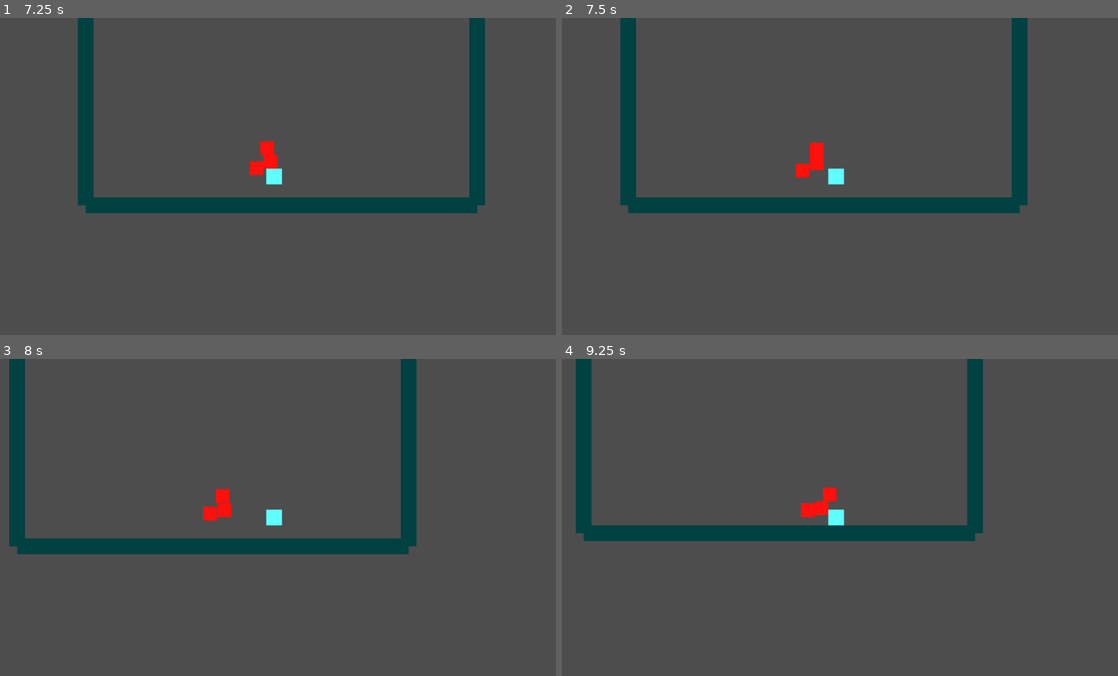
Above: before the commit, frames 1-4 (two rows, left to right).
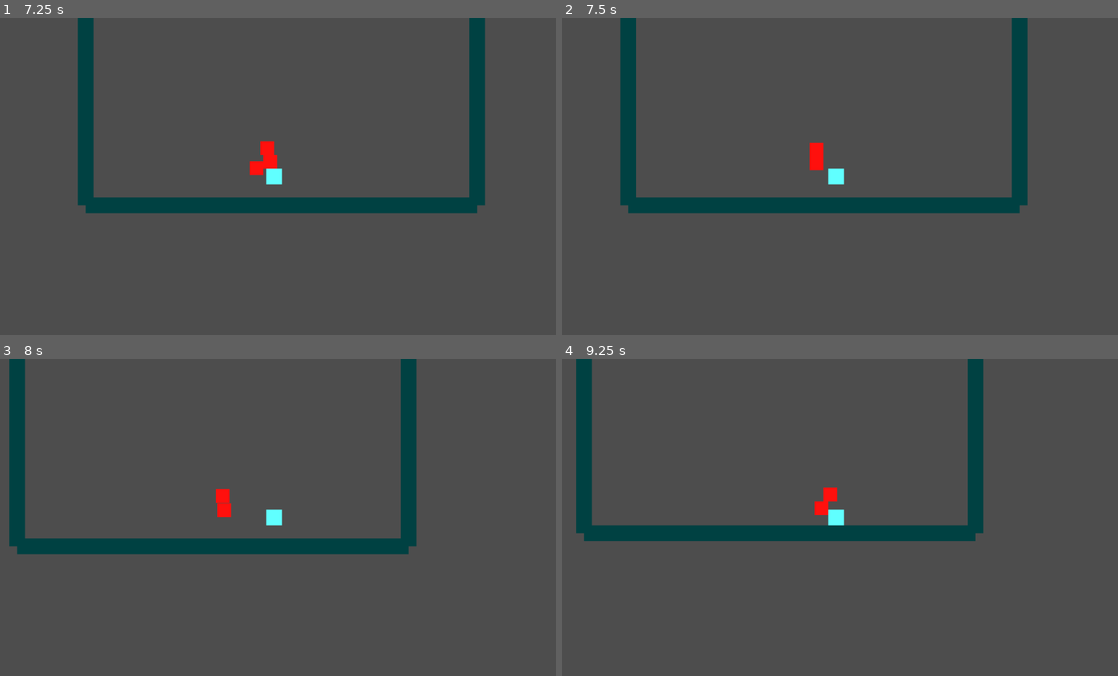
Above: after the commit, the same moments.

Repository: Litrudy/combine-dao
Game: Godot game, scene res://scenes/player/realm_test_map.tscn
Same seed, same stepped clock (60 frames per second), same inputs: the game is played once before the commit and once after it.
Inputs (mouse positions are in pixels of both pictures, inside the frame that each line leads up to):
- Up to frame 1 (7.25 s): tap Enter at 0.5 s; move the mouse to (400, 160) at 0.52 s; press the mouse at (400, 160) at 0.53 s; hold D (move_right) 0.53-1.28 s; move the mouse to (161, 192) at 1.27 s; release the mouse at (161, 192) at 1.28 s; hold S (move_down) 1.28-2.03 s; tap K at 1.35, 3.6, 5.85 s; move the mouse to (328, 106) at 2.02 s; hold D (move_right) 2.03-2.78 s; tap H at 2.1, 4.35, 6.6 s; move the mouse to (244, 239) at 2.77 s; hold W (move_up) 2.78-3.53 s; click (244, 239) at 2.85 s; move the mouse to (444, 224) at 3.52 s; hold A (move_left) 3.53-5.03 s; move the mouse to (105, 128) at 4.27 s; move the mouse to (300, 176) at 5.02 s; press the mouse at (300, 176) at 5.03 s; hold S (move_down) 5.03-5.78 s; move the mouse to (189, 97) at 5.77 s; release the mouse at (189, 97) at 5.78 s; hold D (move_right) 5.78-6.53 s; move the mouse to (400, 160) at 6.52 s; hold W (move_up) from 6.53 s (still down)
- Up to frame 2 (7.5 s): tap Space at 7.25 s; move the mouse to (723, 192) at 7.27 s; release W (move_up) at 7.28 s; hold D (move_right) from 7.28 s (still down); click (723, 192) at 7.35 s
- Up to frame 3 (8 s): keep holding D (move_right)
- Up to frame 4 (9.25 s): move the mouse to (890, 447) at 8.02 s; release D (move_right) at 8.03 s; hold S (move_down) 8.03-8.78 s; tap K at 8.1 s; move the mouse to (806, 580) at 8.77 s; hold A (move_left) from 8.78 s (still down); tap H at 8.85 s

Frame 1 is identical in both runs. In frame 2, 0.1% of the frame differs, in the area x 42-45%, y 45-51%; in frame 3, 0.1%; in frame 4, 0.4%, in the area x 2-76%, y 0-58%.

Commit message:
feat: 实现机缘三选一

Diff:
--- a/scenes/enemy/beast.tscn
+++ b/scenes/enemy/beast.tscn
@@ -18,3 +18,4 @@
 
 [node name="Vitals" type="Node" parent="." unique_id=158629325]
 script = ExtResource("2_vitals")
+max_qi_blood = 30
--- a/scenes/player/cultivator.gd
+++ b/scenes/player/cultivator.gd
@@ -23,8 +23,18 @@
 ## 修炼层数
 var cultivation_level: int = 1
 
+## 剑气伤害加成（由机缘累加）
+var sword_damage_bonus: int = 0
+
 ## 攻击冷却剩余时间，<=0 时可再次攻击
 var _attack_timer: float = 0.0
+## 是否正在选择机缘（期间禁止移动与攻击）
+var _choosing_boon: bool = false
+
+## 机缘管理器，负责抽取机缘
+var _boon_manager := BoonManager.new()
+## 机缘选择面板（运行时从分组查找）
+var _boon_panel: Node = null
 
 ## 气血组件（子节点 Vitals），负责气血、受伤、治疗与死亡
 @onready var vitals: Vitals = $Vitals
@@ -41,12 +51,21 @@
 	vitals.healed.connect(_on_vitals_healed)
 	vitals.died.connect(_on_vitals_died)
 
+	# 延迟一帧连接机缘面板，确保面板已进入场景树并加入分组
+	_connect_boon_panel.call_deferred()
+
 
 func _physics_process(delta: float) -> void:
 	# 攻击冷却递减
 	if _attack_timer > 0.0:
 		_attack_timer -= delta
 
+	# 选择机缘期间禁止移动
+	if _choosing_boon:
+		velocity = Vector2.ZERO
+		move_and_slide()
+		return
+
 	var direction: Vector2 = Input.get_vector(
 		"move_left", "move_right", "move_up", "move_down"
 	)
@@ -56,6 +75,10 @@
 
 
 func _unhandled_input(event: InputEvent) -> void:
+	# 选择机缘期间禁止一切操作
+	if _choosing_boon:
+		return
+
 	# 鼠标左键（attack_primary）释放剑气
 	if event.is_action_pressed("attack_primary"):
 		_release_sword_qi()
@@ -87,6 +110,8 @@
 	var sword_qi := SwordQiScene.instantiate()
 	sword_qi.global_position = global_position
 	sword_qi.direction = direction
+	# 叠加机缘提供的剑气伤害加成
+	sword_qi.damage += sword_damage_bonus
 	# 添加到场景树（挂到父节点下，使剑气独立于玩家移动）
 	get_parent().add_child(sword_qi)
 
@@ -94,16 +119,83 @@
 	_attack_timer = attack_cooldown
 
 
-# ===== 修为 =====
+# ===== 修为 / 机缘 =====
 
 ## 获得修为（由妖兽死亡等外部来源调用）
 func gain_cultivation_exp(amount: int) -> void:
+	# 正在选择机缘时不再累计，避免重复触发
+	if _choosing_boon:
+		return
+
 	cultivation_exp += amount
 	print("获得修为：", amount, "，当前修为：", cultivation_exp, " / ", cultivation_exp_required)
 
-	# 修为达到突破所需值，暂时只提示（突破面板留待 M1 任务 6）
+	# 修为达到突破所需值，触发机缘三选一
 	if cultivation_exp >= cultivation_exp_required:
-		print("修为已满，可以突破")
+		_trigger_boon_choice()
+
+
+## 查找并连接机缘选择面板
+func _connect_boon_panel() -> void:
+	_boon_panel = get_tree().get_first_node_in_group("boon_choice_panel")
+	if _boon_panel != null and not _boon_panel.boon_selected.is_connected(_on_boon_selected):
+		_boon_panel.boon_selected.connect(_on_boon_selected)
+
+
+## 触发机缘三选一
+func _trigger_boon_choice() -> void:
+	if _choosing_boon:
+		return
+
+	# 兜底：若尚未连接面板，再尝试查找一次
+	if _boon_panel == null:
+		_connect_boon_panel()
+	if _boon_panel == null:
+		push_warning("未找到机缘选择面板（BoonChoicePanel），无法弹出三选一")
+		return
+
+	# 进入选择状态，封锁移动与攻击
+	_choosing_boon = true
+	var boons: Array = _boon_manager.roll_boons(3)
+	_boon_panel.show_boons(boons)
+
+
+## 机缘被选择后的回调
+func _on_boon_selected(boon: Dictionary) -> void:
+	apply_boon(boon)
+	print("已获得机缘：", boon.get("boon_name", "?"))
+
+	# 突破：层数 +1，修为清零（所需修为暂保持不变，方便测试）
+	cultivation_level += 1
+	cultivation_exp = 0
+
+	# 恢复移动与攻击
+	_choosing_boon = false
+
+
+## 根据机缘的 effect_type 应用效果
+func apply_boon(boon: Dictionary) -> void:
+	var effect_type: String = boon.get("effect_type", "")
+	var value: float = float(boon.get("effect_value", 0))
+
+	match effect_type:
+		"sword_damage_bonus":
+			# 增加剑气伤害
+			sword_damage_bonus += int(value)
+		"speed_bonus":
+			# 增加移动速度
+			speed += value
+		"max_hp_bonus":
+			# 增加气血上限，并同步补满新增的气血
+			vitals.max_qi_blood += int(value)
+			vitals.current_qi_blood += int(value)
+			max_qi_blood = vitals.max_qi_blood
+		"attack_cooldown_bonus":
+			# 减少攻击冷却（下限保护，避免过低）
+			attack_cooldown = max(attack_cooldown - value, 0.05)
+		_:
+			# 其余效果（穿透 / 斩杀 / 御兽 / 毒系）留待后续里程碑实现
+			print("（机缘效果暂未实现，留待后续里程碑：", effect_type, "）")
 
 
 # ===== 气血组件信号回调 =====
--- a/scenes/player/realm_test_map.tscn
+++ b/scenes/player/realm_test_map.tscn
@@ -2,6 +2,7 @@
 
 [ext_resource type="PackedScene" uid="uid://bxsygin1jwpxk" path="res://scenes/player/cultivator.tscn" id="1_c7xc1"]
 [ext_resource type="PackedScene" uid="uid://no6vpd7vpph5" path="res://scenes/enemy/beast.tscn" id="2_y2vg1"]
+[ext_resource type="PackedScene" uid="uid://brxx56mq7grp5" path="res://scenes/ui/boon_choice_panel.tscn" id="3_boonui"]
 
 [sub_resource type="RectangleShape2D" id="RectangleShape2D_c7xc1"]
 size = Vector2(32, 32)
@@ -76,12 +77,14 @@
 color = Color(2.8878452e-07, 0.25704286, 0.26021704, 1)
 polygon = PackedVector2Array(-16, -300, 16, -300, 16, 300, -16, 300)
 
-[node name="Beast" parent="WallRight" unique_id=748534951 instance=ExtResource("2_y2vg1")]
-position = Vector2(-200, 0)
-motion_mode = 1
-
 [node name="Beast" parent="." unique_id=1619129642 instance=ExtResource("2_y2vg1")]
 position = Vector2(178, -238)
 
 [node name="Beast2" parent="." unique_id=1007548353 instance=ExtResource("2_y2vg1")]
 position = Vector2(311, 209)
+
+[node name="Beast3" parent="." unique_id=748534951 instance=ExtResource("2_y2vg1")]
+position = Vector2(200, 0)
+motion_mode = 1
+
+[node name="BoonChoicePanel" parent="." unique_id=1534450875 instance=ExtResource("3_boonui")]
--- /dev/null
+++ b/scenes/ui/boon_choice_panel.gd
@@ -0,0 +1,56 @@
+extends CanvasLayer
+## 机缘选择面板
+## M1 任务 6 —— 修为满时弹出，展示 3 个机缘供玩家选择。
+## 仅负责展示与发信号，不负责效果应用。
+
+## 玩家选择某机缘后发出（携带机缘数据）
+signal boon_selected(boon: Dictionary)
+
+## 标题
+@onready var _title: Label = $Panel/VBoxContainer/TitleLabel
+## 三个机缘按钮
+@onready var _buttons: Array[Button] = [
+	$Panel/VBoxContainer/Button0,
+	$Panel/VBoxContainer/Button1,
+	$Panel/VBoxContainer/Button2,
+]
+
+## 当前展示的机缘列表
+var _current_boons: Array = []
+
+
+func _ready() -> void:
+	# 默认隐藏
+	visible = false
+	# 加入分组，方便玩家脚本查找
+	add_to_group("boon_choice_panel")
+
+	# 连接每个按钮，按索引绑定回调
+	for i in _buttons.size():
+		_buttons[i].autowrap_mode = TextServer.AUTOWRAP_WORD_SMART
+		_buttons[i].pressed.connect(_on_button_pressed.bind(i))
+
+
+## 展示一组机缘并显示面板
+func show_boons(boons: Array) -> void:
+	_current_boons = boons
+	for i in _buttons.size():
+		var button: Button = _buttons[i]
+		if i < boons.size():
+			var boon: Dictionary = boons[i]
+			# 按钮显示：机缘名称 + 简短描述
+			button.text = "%s\n%s" % [boon.get("boon_name", "?"), boon.get("description", "")]
+			button.visible = true
+		else:
+			button.visible = false
+	visible = true
+
+
+## 按钮点击：发出选择信号并隐藏面板
+func _on_button_pressed(index: int) -> void:
+	if index >= _current_boons.size():
+		return
+	var boon: Dictionary = _current_boons[index]
+	# 先隐藏再发信号，避免重复点击
+	visible = false
+	boon_selected.emit(boon)
--- /dev/null
+++ b/scenes/ui/boon_choice_panel.tscn
@@ -0,0 +1,61 @@
+[gd_scene format=3 uid="uid://b0boonchoice001"]
+
+[ext_resource type="Script" path="res://scenes/ui/boon_choice_panel.gd" id="1_boonui"]
+
+[node name="BoonChoicePanel" type="CanvasLayer"]
+layer = 10
+script = ExtResource("1_boonui")
+
+[node name="Dim" type="ColorRect" parent="."]
+anchors_preset = 15
+anchor_right = 1.0
+anchor_bottom = 1.0
+grow_horizontal = 2
+grow_vertical = 2
+color = Color(0, 0, 0, 0.5)
+
+[node name="Panel" type="Panel" parent="."]
+anchors_preset = 8
+anchor_left = 0.5
+anchor_top = 0.5
+anchor_right = 0.5
+anchor_bottom = 0.5
+offset_left = -220.0
+offset_top = -180.0
+offset_right = 220.0
+offset_bottom = 180.0
+grow_horizontal = 2
+grow_vertical = 2
+
+[node name="VBoxContainer" type="VBoxContainer" parent="Panel"]
+layout_mode = 1
+anchors_preset = 15
+anchor_right = 1.0
+anchor_bottom = 1.0
+offset_left = 20.0
+offset_top = 20.0
+offset_right = -20.0
+offset_bottom = -20.0
+grow_horizontal = 2
+grow_vertical = 2
+theme_override_constants/separation = 12
+
+[node name="TitleLabel" type="Label" parent="Panel/VBoxContainer"]
+layout_mode = 2
+text = "请选择机缘"
+horizontal_alignment = 1
+
+[node name="Button0" type="Button" parent="Panel/VBoxContainer"]
+layout_mode = 2
+size_flags_vertical = 3
+text = "机缘"
+
+[node name="Button1" type="Button" parent="Panel/VBoxContainer"]
+layout_mode = 2
+size_flags_vertical = 3
+text = "机缘"
+
+[node name="Button2" type="Button" parent="Panel/VBoxContainer"]
+layout_mode = 2
+size_flags_vertical = 3
+text = "机缘"
--- /dev/null
+++ b/scripts/systems/boon_manager.gd
@@ -0,0 +1,107 @@
+extends RefCounted
+class_name BoonManager
+## 机缘管理器
+## M1 任务 6 —— 内置机缘数据并提供随机抽取。
+## 仅负责数据与抽取，不负责效果应用（效果由玩家 apply_boon 处理）。
+##
+## 每个机缘为一个 Dictionary，字段：
+##   id            机缘唯一标识
+##   boon_name     机缘名称（用于显示）
+##   description   简短描述
+##   school_tags   所属流派标签（剑修 / 御兽 / 毒道）
+##   effect_type   效果类型（玩家据此修改属性）
+##   effect_value  效果数值
+##
+## 说明：M1 仅实现 sword_damage_bonus / speed_bonus / max_hp_bonus /
+## attack_cooldown_bonus 四种基础效果，其余效果（穿透、斩杀、御兽、毒系）
+## 为占位，留待后续里程碑深化。
+
+
+## 返回 M1 全部 9 个机缘数据（每次返回新数组，避免外部修改污染）
+func get_all_boons() -> Array[Dictionary]:
+	return [
+		# ===== 剑修流派 =====
+		{
+			"id": "sword_basic",
+			"boon_name": "基础剑气",
+			"description": "剑气伤害提升。",
+			"school_tags": ["剑修"],
+			"effect_type": "sword_damage_bonus",
+			"effect_value": 5,
+		},
+		{
+			"id": "sword_pierce",
+			"boon_name": "剑气穿透",
+			"description": "剑气可贯穿敌人。",
+			"school_tags": ["剑修"],
+			"effect_type": "sword_pierce",
+			"effect_value": 1,
+		},
+		{
+			"id": "sword_execute",
+			"boon_name": "残血斩杀",
+			"description": "对残血妖兽造成斩杀。",
+			"school_tags": ["剑修"],
+			"effect_type": "execute",
+			"effect_value": 0.2,
+		},
+		# ===== 御兽流派 =====
+		{
+			"id": "beast_summon_wolf",
+			"boon_name": "召唤灵狼",
+			"description": "召唤一只灵狼协助作战。",
+			"school_tags": ["御兽"],
+			"effect_type": "summon_wolf",
+			"effect_value": 1,
+		},
+		{
+			"id": "beast_attack_speed",
+			"boon_name": "灵兽攻速提升",
+			"description": "提升出手速度，缩短攻击冷却。",
+			"school_tags": ["御兽"],
+			"effect_type": "attack_cooldown_bonus",
+			"effect_value": 0.1,
+		},
+		{
+			"id": "beast_guard",
+			"boon_name": "灵兽护主",
+			"description": "灵兽护主，气血上限提升。",
+			"school_tags": ["御兽"],
+			"effect_type": "max_hp_bonus",
+			"effect_value": 20,
+		},
+		# ===== 毒道流派 =====
+		{
+			"id": "poison_cloud",
+			"boon_name": "毒雾",
+			"description": "释放毒雾持续伤害。",
+			"school_tags": ["毒道"],
+			"effect_type": "poison_cloud",
+			"effect_value": 2,
+		},
+		{
+			"id": "poison_stack",
+			"boon_name": "叠毒",
+			"description": "中毒可叠加层数。",
+			"school_tags": ["毒道"],
+			"effect_type": "poison_stack",
+			"effect_value": 1,
+		},
+		{
+			"id": "poison_burst",
+			"boon_name": "毒爆",
+			"description": "引爆毒层造成爆发伤害。",
+			"school_tags": ["毒道"],
+			"effect_type": "poison_burst",
+			"effect_value": 1,
+		},
+	]
+
+
+## 从机缘池随机抽取 count 个不重复机缘（默认 3 个）
+func roll_boons(count: int = 3) -> Array[Dictionary]:
+	var pool: Array[Dictionary] = get_all_boons()
+	# 洗牌后取前 count 个，天然保证不重复
+	pool.shuffle()
+	var amount: int = min(count, pool.size())
+	return pool.slice(0, amount)
Not shown, added: scenes/ui/boon_choice_panel.gd.uid
Not shown, added: scripts/systems/boon_manager.gd.uid
